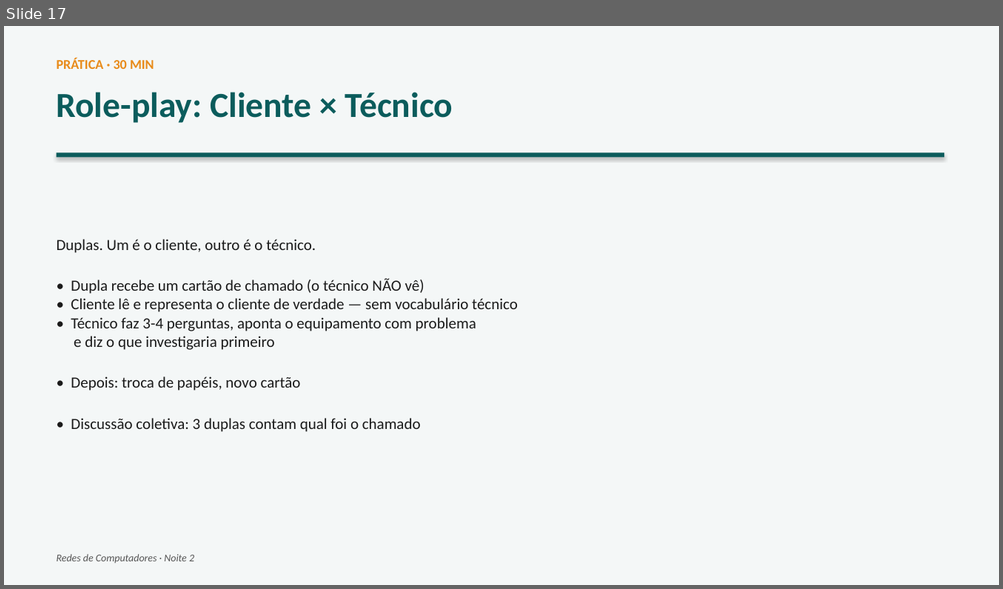
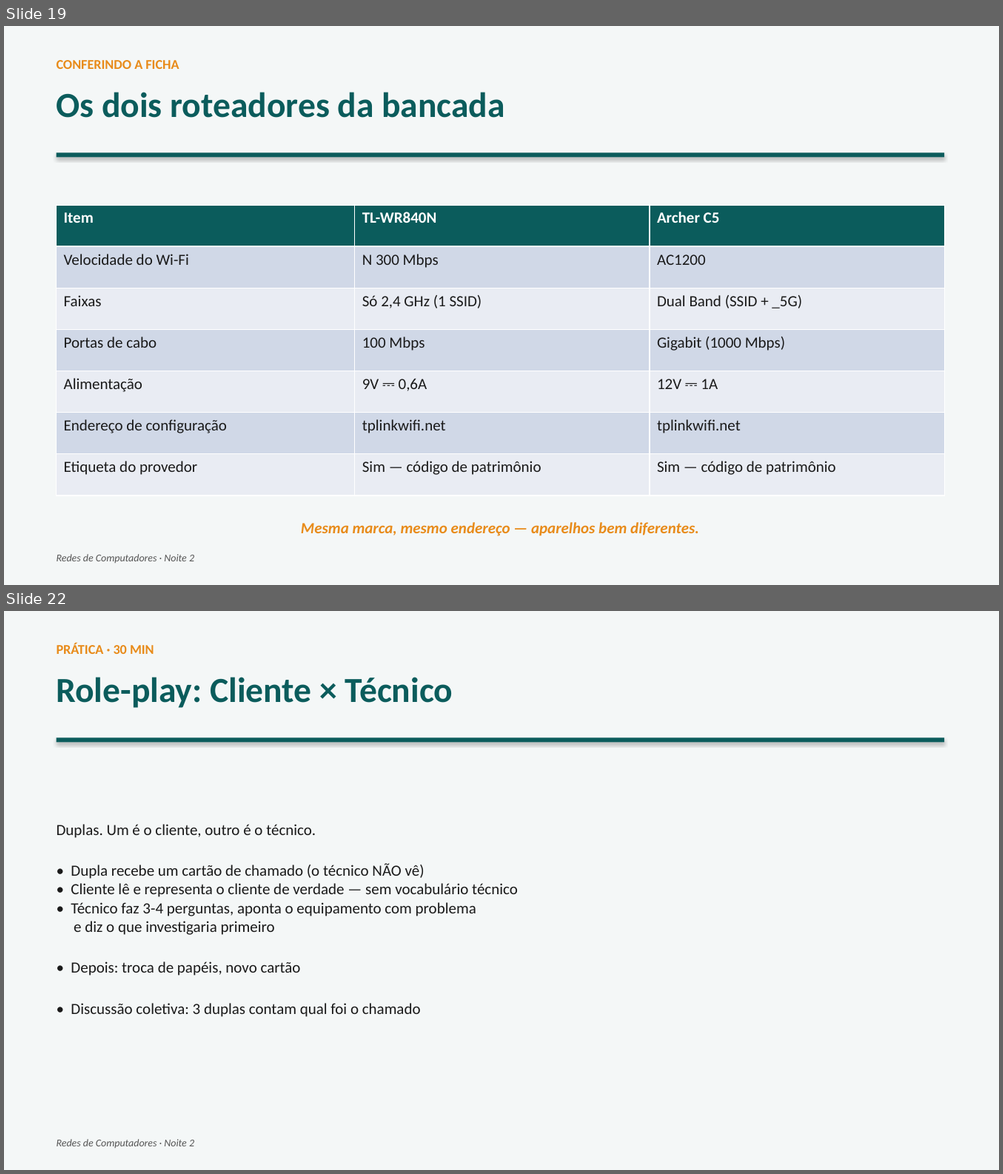
Before and after one commit to joninedel-prog/gerador_contratos, a slide deck: Aula - Redes 2 - Como a internet chega.pptx. Shown one above the other, each under a label of ours: slide 17 before the commit, slides 19 and 22 after it; the slides between them are not shown. The pictures are 1003x589 and 1003x1174 pixels, drawn with LibreOffice and Linux fonts; fonts in the diff are those of the drawing. Boxes give left, top, right and bottom in pixels: in the first picture for what was removed or moved away, otherwise in the second. Text is boxed around its words. In the diff, an @@ line names an element or a change of style, - is before the commit and + after.

```diff
--- a/Aula - Redes 2 - Como a internet chega.pptx
+++ b/Aula - Redes 2 - Como a internet chega.pptx
@@ slide 19 added at box(4, 26, 999, 585), background #FFFFFF @@
@@ rectangle added at box(4, 26, 999, 585), fill #F4F7F7 @@
@@ text added at box(57, 60, 179, 69), 13 pt, text #E88B1A, bold @@
+CONFERINDO A FICHA
@@ text added at box(57, 92, 504, 118), 34 pt, text #0B5C5C, bold @@
+Os dois roteadores da bancada
@@ rectangle added at box(57, 153, 944, 157), fill #0B5C5C @@
@@ table added at box(57, 205, 944, 496), 7 rows, 3 columns @@
+Item | TL-WR840N | Archer C5
+Velocidade do Wi-Fi | N 300 Mbps | AC1200
+Faixas | Só 2,4 GHz (1 SSID) | Dual Band (SSID + _5G)
+Portas de cabo | 100 Mbps | Gigabit (1000 Mbps)
+Alimentação | 9V ⎓ 0,6A | 12V ⎓ 1A
+Endereço de configuração | tplinkwifi.net | tplinkwifi.net
+Etiqueta do provedor | Sim — código de patrimônio | Sim — código de patrimônio
@@ text added at box(301, 523, 699, 537), 15 pt, text #E88B1A, bold, italic @@
+Mesma marca, mesmo endereço — aparelhos bem diferentes.
@@ text added at box(57, 554, 194, 563), 10 pt, text #555555, italic @@
+Redes de Computadores · Noite 2
@@ what was slide 17 is now slide 22 @@
```
Also in this commit, not shown: 5 slides changed, 4 other slides added, 4 other files.
